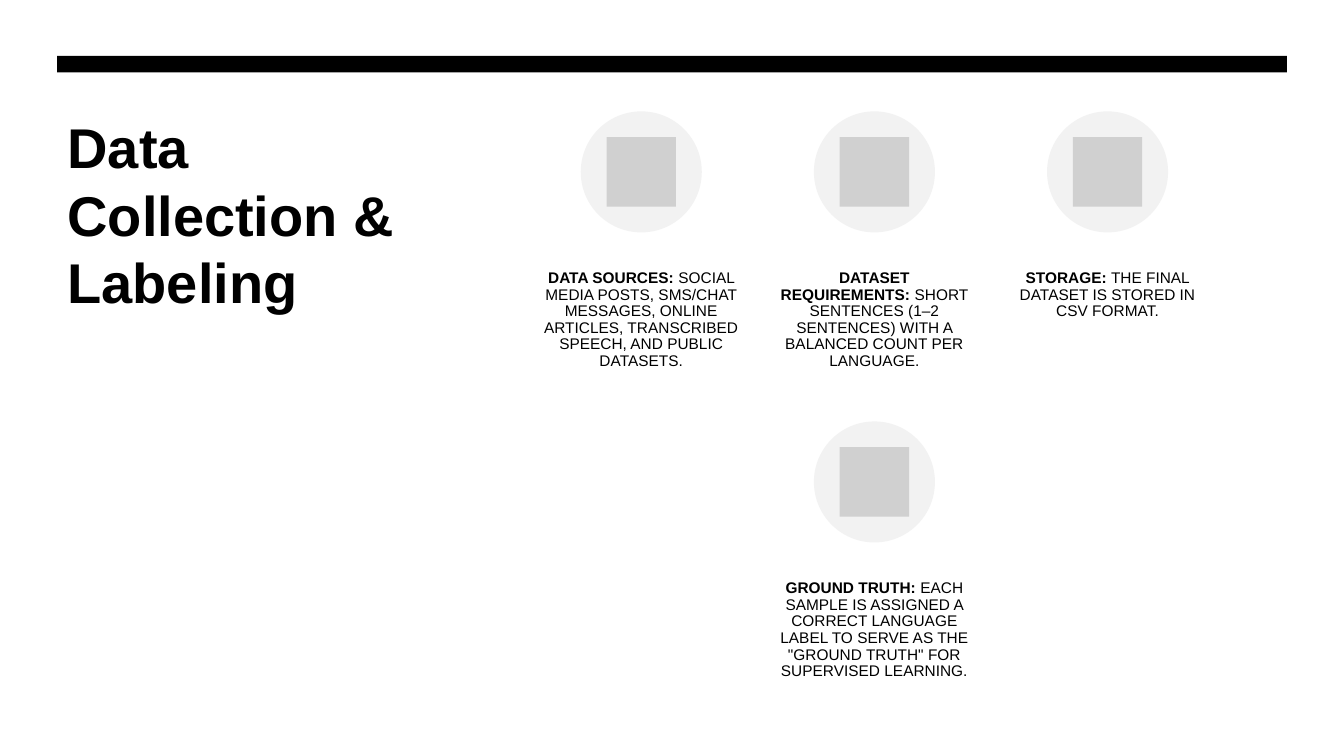
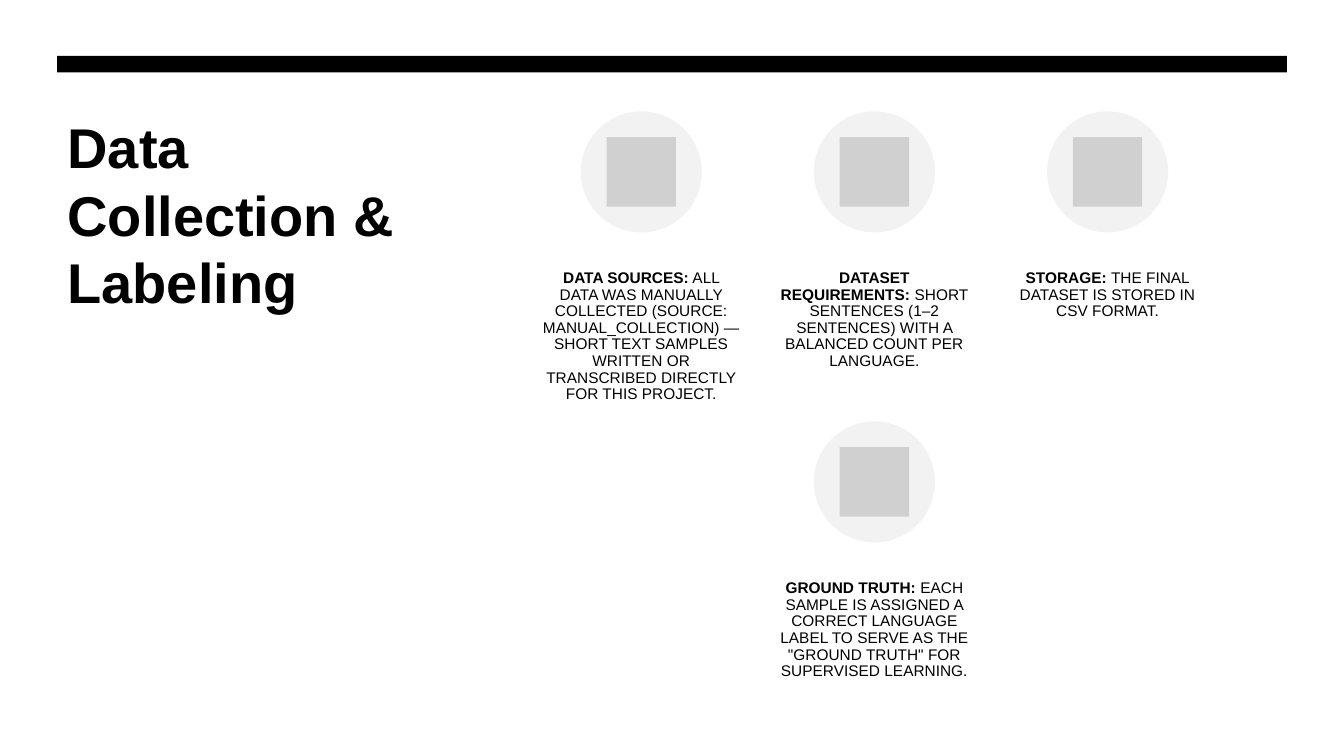
Before and after one commit to bnasimiyuK/Language-Processing, a slide deck: slide 3 of Language Identification System for Short Text.pptx. Drawn at 1344x756 pixels with LibreOffice and Linux fonts; fonts in the diff are those of the drawing; grey boxes stand for pictures. Boxes give left, top, right and bottom in pixels: in the first picture for what was removed or moved away, otherwise in the second. Text is boxed around its words. In the diff, an @@ line names an element or a change of style, - is before the commit and + after.

```diff
--- a/Language Identification System for Short Text.pptx
+++ b/Language Identification System for Short Text.pptx
@@ text at [543, 272, 736, 399]: text changed @@
-DATA SOURCES: SOCIAL MEDIA POSTS, SMS/CHAT MESSAGES, ONLINE ARTICLES, TRANSCRIBED SPEECH, AND PUBLIC DATASETS.
+DATA SOURCES: ALL DATA WAS MANUALLY COLLECTED (SOURCE: MANUAL_COLLECTION) — SHORT TEXT SAMPLES WRITTEN OR TRANSCRIBED DIRECTLY FOR THIS PROJECT.
```
Also in this commit, not shown: 5 other slides changed.
